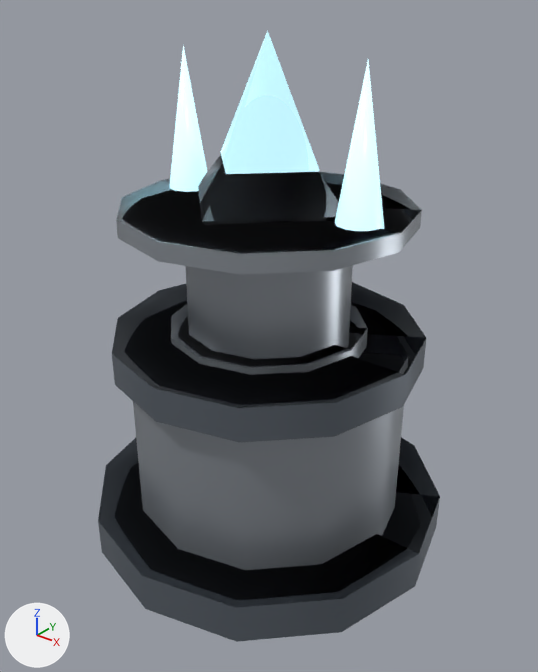
What one commit did to the glTF model public/assets/3d/towers/ice.glb.
The view is the same before and after, from a camera (50 mm lens) standing at (2.03, -2.53, 2.63) and looking at (0.0, 0.01, 1.05). Every picture has the same lights, and +X, +Y and +Z are marked at lower left. The older version comes first. Where no turn or scale is listed for an object, it has been applied to the vertices.

The first picture shows 'base', 'baseCollar', 'footing', 'iceCrown', 'iceShardL', 'iceShardR', 'lowerTrim', 'shaft', 'spinCrystal', 'spinRing'.
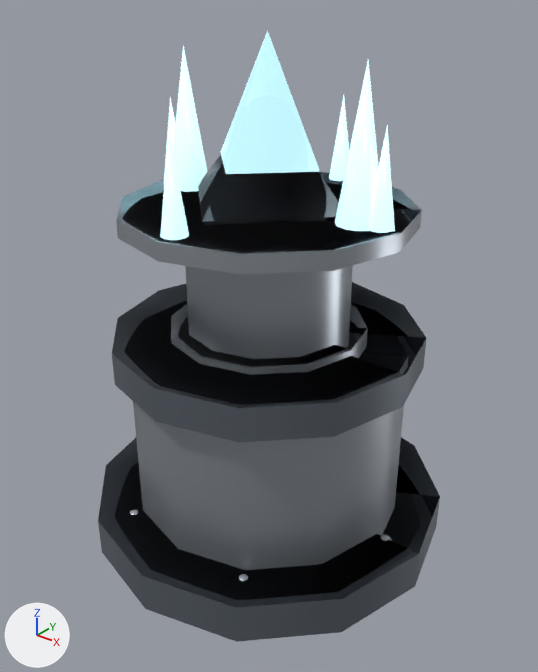
Changed parts and their boxes [x1, y1, x2, y2] in the pictures (538 x 672 px):
'FrostShard1', added
    after: [160, 129, 189, 240]
'FrostShard0', added
    after: [370, 125, 395, 233]
'FrostShard3', added
    after: [329, 95, 349, 181]
'FrostShard2', added (mostly hidden)
    after: [164, 97, 175, 181]
'BaseRivet0', added
    after: [381, 535, 392, 541]
'BaseRivet1', added
    after: [239, 574, 248, 581]

The change, as a list of edits to the scene's bpy script:
```text
Add me_sphere_1:
    me_sphere_1.from_pydata(...)  # 105 vertices, 180 faces; spans x -0.5..0.5, y -0.5..0.5, z -0.5..0.5
    me_sphere_1.materials.append(mat_steel)  # grey #acb2bb
Add ob_baserivet1:
    ob_baserivet1 = bpy.data.objects.new('BaseRivet1', me_sphere_1)
    ob_baserivet1.parent = ob_towerroot
    ob_baserivet1.location = (0.36, -0.624, 0.17)
    ob_baserivet1.scale = (0.075, 0.075, 0.075)
Add ob_baserivet0:
    ob_baserivet0 = bpy.data.objects.new('BaseRivet0', me_sphere_1)
    ob_baserivet0.parent = ob_towerroot
    ob_baserivet0.location = (0.72, 0.0, 0.17)
    ob_baserivet0.scale = (0.075, 0.075, 0.075)
Add ob_frostshard3:
    ob_frostshard3 = bpy.data.objects.new('FrostShard3', me_cone_2)
    ob_frostshard3.parent = ob_turret
    ob_frostshard3.location = (0.0, 0.58, 0.32)
    ob_frostshard3.scale = (0.14, 0.14, 0.5)
Add ob_frostshard2:
    ob_frostshard2 = bpy.data.objects.new('FrostShard2', me_cone_2)
    ob_frostshard2.parent = ob_turret
    ob_frostshard2.location = (-0.58, 0.0, 0.32)
    ob_frostshard2.scale = (0.14, 0.14, 0.5)
Add ob_frostshard1:
    ob_frostshard1 = bpy.data.objects.new('FrostShard1', me_cone_2)
    ob_frostshard1.parent = ob_turret
    ob_frostshard1.location = (0.0, -0.58, 0.32)
    ob_frostshard1.scale = (0.14, 0.14, 0.5)
Add ob_frostshard0:
    ob_frostshard0 = bpy.data.objects.new('FrostShard0', me_cone_2)
    ob_frostshard0.parent = ob_turret
    ob_frostshard0.location = (0.58, 0.0, 0.32)
    ob_frostshard0.scale = (0.14, 0.14, 0.5)
```
